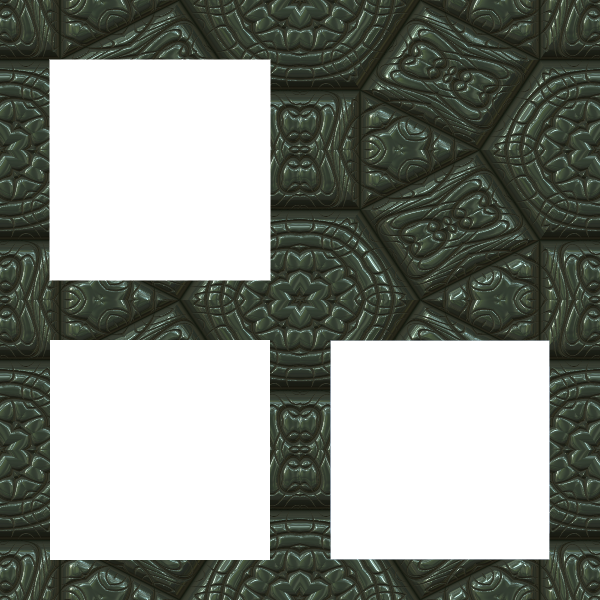
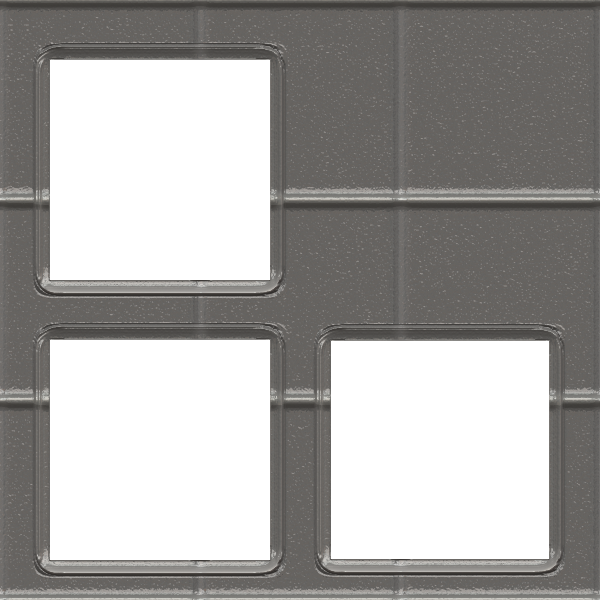
Comparing the layer stacks of the two (600, 600) images. Changes:
added group "Group 1" with 1 layers over [0, 0, 600, 600]
moved "Layer 1" into group "Group 1", painted on it over [0, 0, 600, 600]
